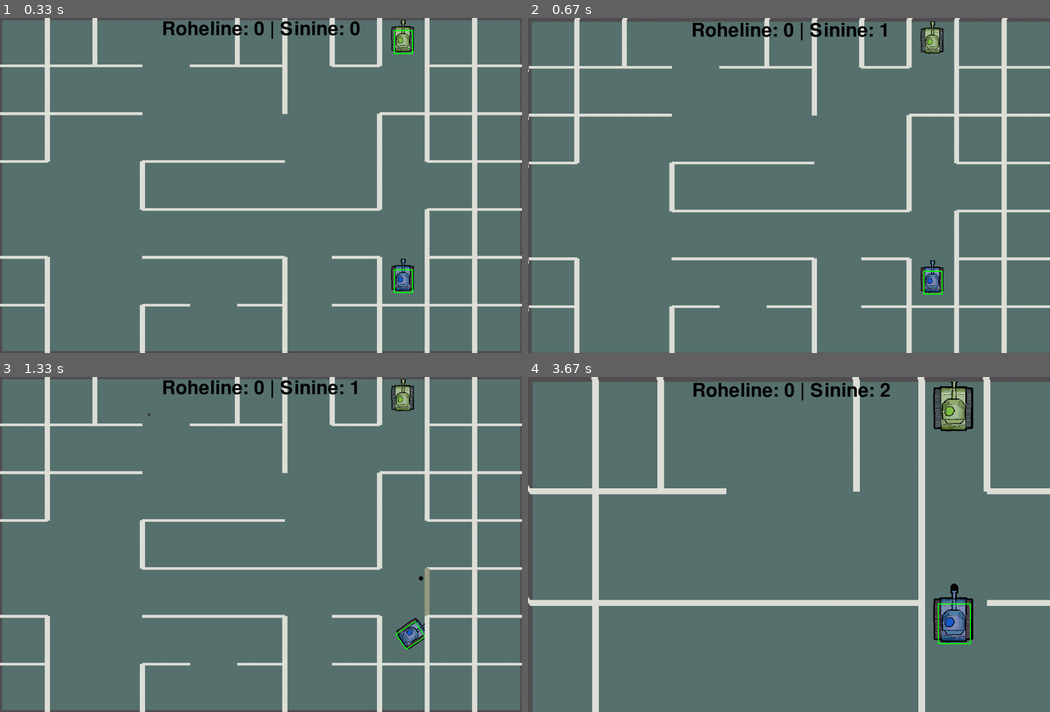
Above: before the commit, frames 1-4 (two rows, left to right).
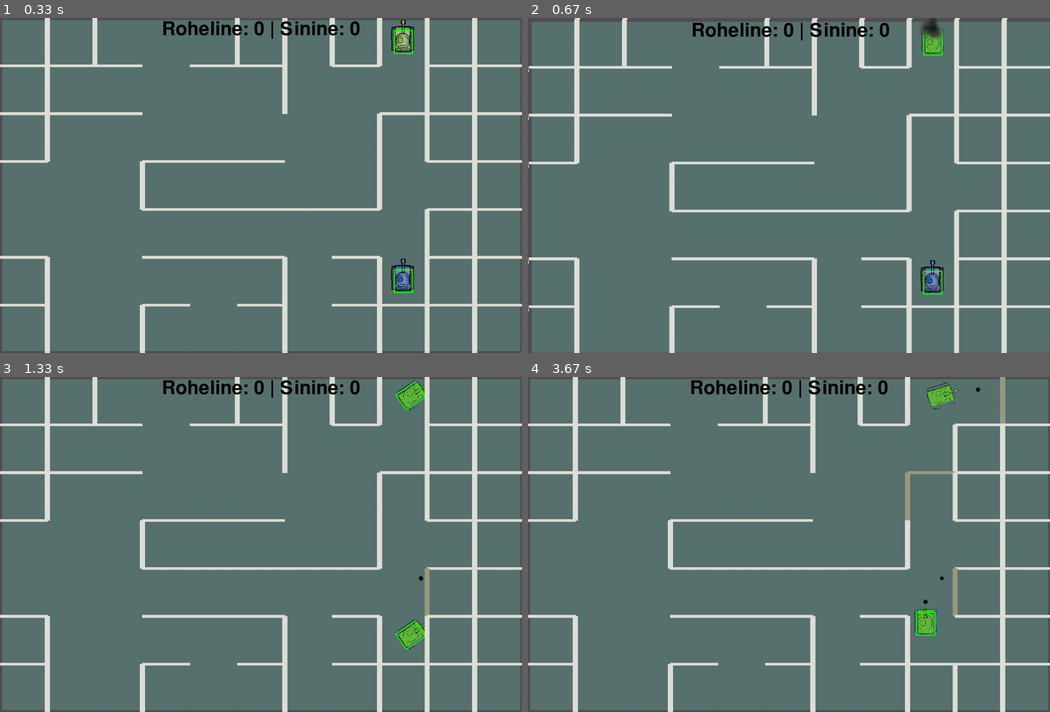
Above: after the commit, the same moments.

Repository: Last-Name-Dude/tank-treads-pygame
Game: pygame game, started from start.py
Same seed, same stepped clock (60 frames per second), same inputs: the game is played once before the commit and once after it.
Inputs:
- Up to frame 1 (0.33 s): no input
- Up to frame 2 (0.67 s): tap Space at 0.33 s
- Up to frame 3 (1.33 s): hold Right 0.67-1.13 s; hold D 0.67-1.13 s; tap Space at 0.73, 1.03, 1.23 s; tap Right Ctrl at 0.82 s; hold Up from 1.17 s (still down); hold W from 1.17 s (still down)
- Up to frame 4 (3.67 s): release Up at 1.47 s; release W at 1.47 s; hold Right 1.5-1.97 s; hold D 1.5-1.97 s; tap Space at 1.57, 1.87, 2.07, 2.37, 2.63, 2.97, 3.27, 3.4 s; hold Left 2-2.53 s; hold A 2-2.53 s; tap Right Ctrl at 2.15, 3.48 s; hold Down 2.57-2.87 s; hold S 2.57-2.87 s; hold Left 2.9-3.3 s; hold A 2.9-3.3 s; hold Up from 3.33 s (still down); hold W from 3.33 s (still down)

Frame 1 is identical in both runs. In frame 2, 0.4% of the frame differs, in the area x 67-80%, y 0-12%; in frame 3, 0.8%; in frame 4, 19%, in the area x 0-100%, y 0-100%.

Commit message:
Lisasin tulistamise animatsiooni Muutsin skoori loendurit, et see annaks punkte vaid siis, kui üks tankidest elus on Arendasin edasi particle süsteemi

Diff:
--- a/particles.py
+++ b/particles.py
@@ -39,15 +39,7 @@
             self.rect.center = self.pos
 
     def fade(self):
-        if self.age > self.fade_start:
-            try:
-                ratio = (self.age - self.fade_start) / (self.lifetime - self.fade_start)
-            except ZeroDivisionError:
-                ratio = .5
-            if ratio > .5:
-                ratio = .5
-            mask = int(255 * (1 - ratio))
-            self.image.fill([mask, mask, mask], special_flags=pg.BLEND_RGBA_MIN)
+        pass
 
 all_sprites = pg.sprite.Group()
 def particles_initalize():
--- a/start.py
+++ b/start.py
@@ -16,6 +16,15 @@
 
 green_tank_img = pg.transform.scale(pg.image.load("roheline_tank.png"),(150,150))
 blu_tank_img = pg.transform.scale(pg.image.load("sinine_tank.png"),(150,150))
+
+def shooting_anim():
+    for i in range(40):
+        i = i//2
+        if i < 10:
+            i = "0" + str(i)
+        yield(pg.transform.scale(pg.image.load(f"shooting_anim/frame00{i}.png"),(150,150)))
+    while True:
+        yield(pg.transform.scale(pg.image.load(f"shooting_anim/frame0000.png"),(150,150)))
 
 # skooriloenduri font
 try:
@@ -57,6 +66,7 @@
         self.vector = vector
         self.binds = binds
         self.points = collision.update_rect(80*s,100*s,self.ang_vel + self.angle,self.pos + self.vel)
+        self.hp = 2
 
     def update(self, dt):
         self.points = collision.update_rect(80*s,100*s,self.ang_vel + self.angle,self.pos + self.vel)
@@ -85,11 +95,15 @@
             kuuli_algvektor = pg.Vector2(self.vector[:])
             kuuli_algpunkt -= kuuli_algvektor*80*s #offset, et näeks välja nagu kuul tuleks torust
             bullets.append(bullet(kuuli_algpunkt,kuuli_algvektor,bullet_time,self)) #asukoht, sihivektor ja eluaeg
-            self.delay = 150
+            self.delay = 125
+            self.shooting_anim = shooting_anim()
 
     def draw(self,surf, img):
         """Joonistab tanki ekraanile"""
-        transform_bilt_center(surf, img, self.pos, self.angle, self.vector)
+        if self.delay > 0:
+            transform_bilt_center(surf, next(self.shooting_anim), self.pos, self.angle, self.vector)
+        else:
+            transform_bilt_center(surf, img, self.pos, self.angle, self.vector)
 
     # def update_bullets(self):
     #     for b in self.bullets:
@@ -181,6 +195,13 @@
             reset = True
 
     if reset:
+        if tank2.hp != 0 and tank1.hp != 0:
+            pass
+        elif tank2.hp == 0:
+            tank1_skoor += 1
+        else:
+            tank2_skoor += 1
+        print(f"Tank 1 skoor (roheline) : {tank1_skoor} | Tank 2 skoor (sinine): {tank2_skoor}")
         bullets = []
         objects,dobjects,spawnpoints,s = map_generator(randint(1,5))
         spawn_choice = randint(0,1)
@@ -241,7 +262,6 @@
         for obj in dobjects:
             coll_info = collision.check_circ_rect(b.pos-b.vec*bullet_speed*dt,b.radius,obj.points)
             if coll_info[0]:
-                particles.puff(bilt_layer, (400, 100), 1, 1)
                 b.vec = b.vec.reflect(coll_info[1])
                 obj.hp -= 1
                 if obj.hp == 3:
@@ -256,15 +276,13 @@
         for t in tanklist:
             if collision.check_circ_rect(b.pos, b.radius, collision.update_rect(100, 80, t.angle, t.pos))[0]:
                 print("Hit!")
+                particles.puff(bilt_layer, b.pos, 1, 1)
                 shake = offset(1,20, 1, dt)
-                if t == tank1:
-                    tank2_skoor += 1
-                elif t == tank2:
-                    tank1_skoor += 1
-                print(f"Tank 1 skoor (roheline) : {tank1_skoor} | Tank 2 skoor (sinine): {tank2_skoor}")
-                timeout_time = 3
-                timeout = True
-                tanklist.remove(t)
+                t.hp -= 1
+                if t.hp <= 0:
+                    timeout_time = 3
+                    timeout = True
+                    tanklist.remove(t)
                 bullets.remove(b)
                 break
 
Binary file added: shooting_anim/frame0000.png
Binary file added: shooting_anim/frame0001.png
Binary file added: shooting_anim/frame0002.png
Binary file added: shooting_anim/frame0003.png
Binary file added: shooting_anim/frame0004.png
Binary file added: shooting_anim/frame0005.png
Binary file added: shooting_anim/frame0006.png
Binary file added: shooting_anim/frame0007.png
Binary file added: shooting_anim/frame0008.png
Binary file added: shooting_anim/frame0009.png
Binary file added: shooting_anim/frame0010.png
Binary file added: shooting_anim/frame0011.png
(and 12 more such lines)
